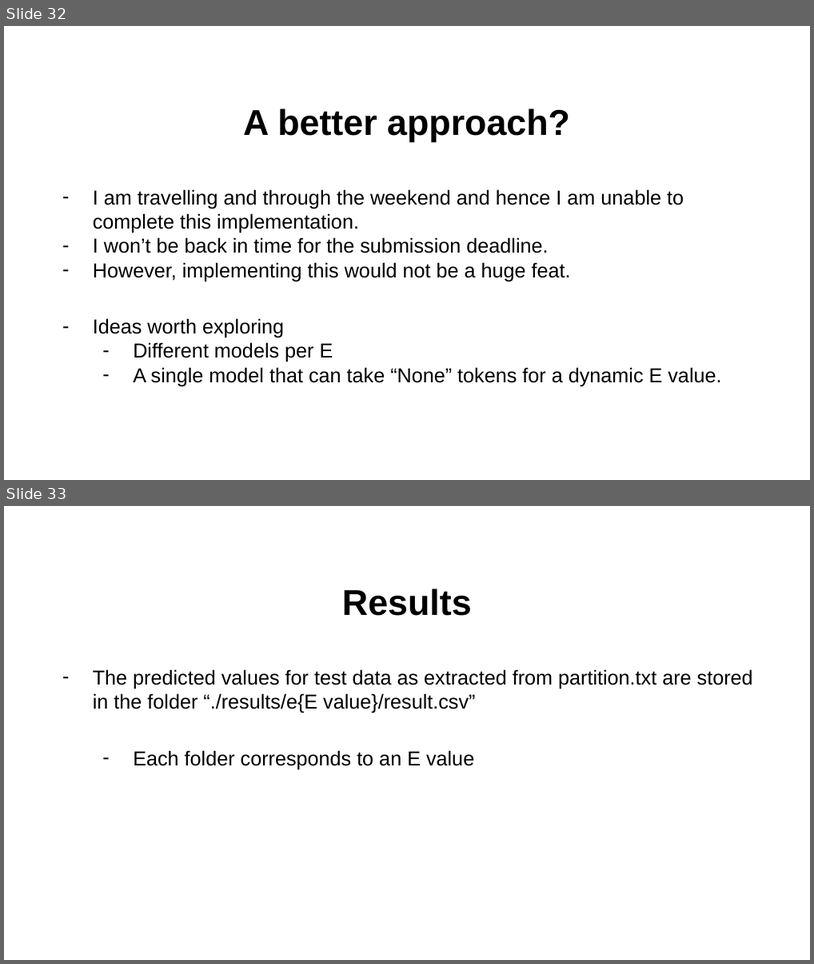
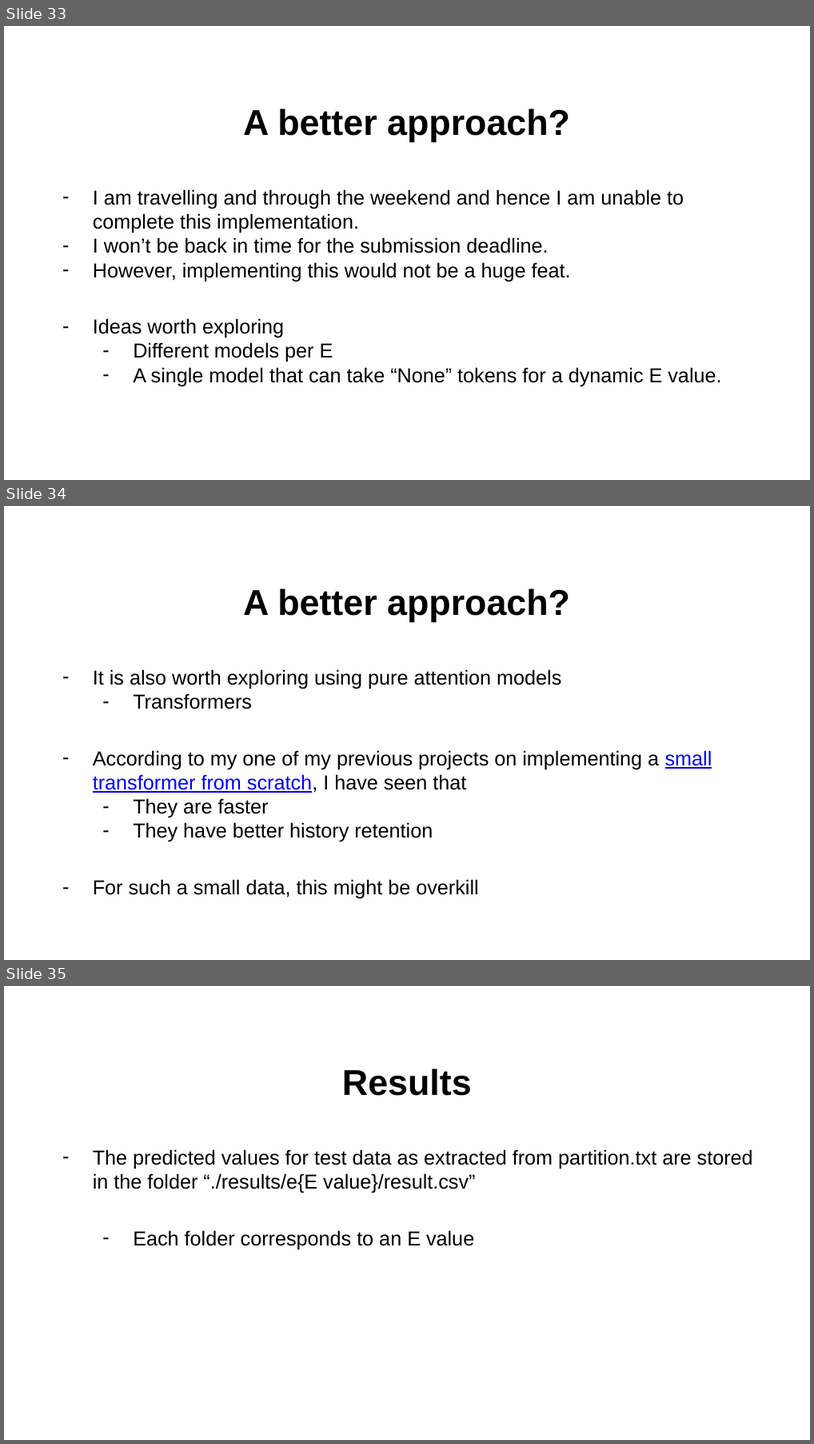
Before and after one commit to ahgada-ncsu/HyperEarlyStop, a slide deck: Hyper Early Stop.pptx. Shown one above the other, each under a label of ours: slides 32 and 33 before the commit, slides 33, 34 and 35 after it. The pictures are 814x964 and 814x1444 pixels, drawn with LibreOffice and Linux fonts; fonts in the diff are those of the drawing; background and template pictures are left out. Boxes give left, top, right and bottom in pixels: in the first picture for what was removed or moved away, otherwise in the second. Text is boxed around its words. In the diff, an @@ line names an element or a change of style, - is before the commit and + after.

```diff
--- a/Hyper Early Stop.pptx
+++ b/Hyper Early Stop.pptx
@@ slide 34 added at (x1=4, y1=506, x2=810, y2=960), background #FFFFFF @@
@@ title added at (x1=243, y1=588, x2=570, y2=622), 32 pt, text #000000, bold @@
+A better approach?
@@ text added at (x1=93, y1=669, x2=713, y2=899), 18 pt, text #000000 @@
+– It is also worth exploring using pure attention models
+  – Transformers
+– According to my one of my previous projects on implementing a small transformer from scratch, I have seen that
+  – They are faster
+  – They have better history retention
+– For such a small data, this might be overkill
@@ what was slide 32 is now slide 33 @@
@@ what was slide 33 is now slide 35 @@
```
Also in this commit, not shown: 3 slides changed, 1 other slide added, 1 other file.
